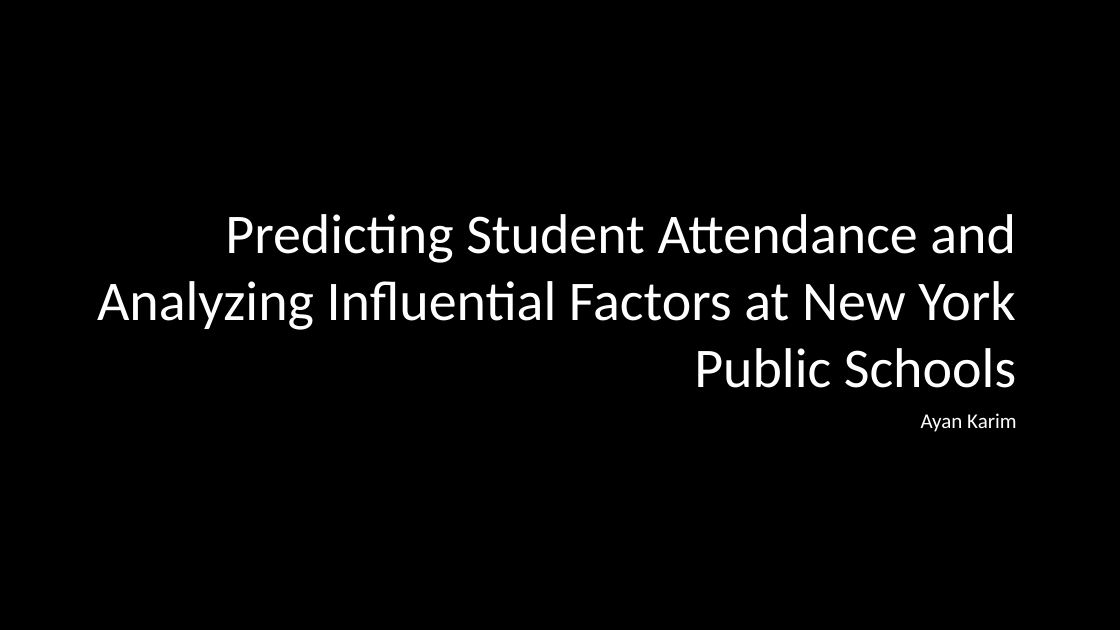
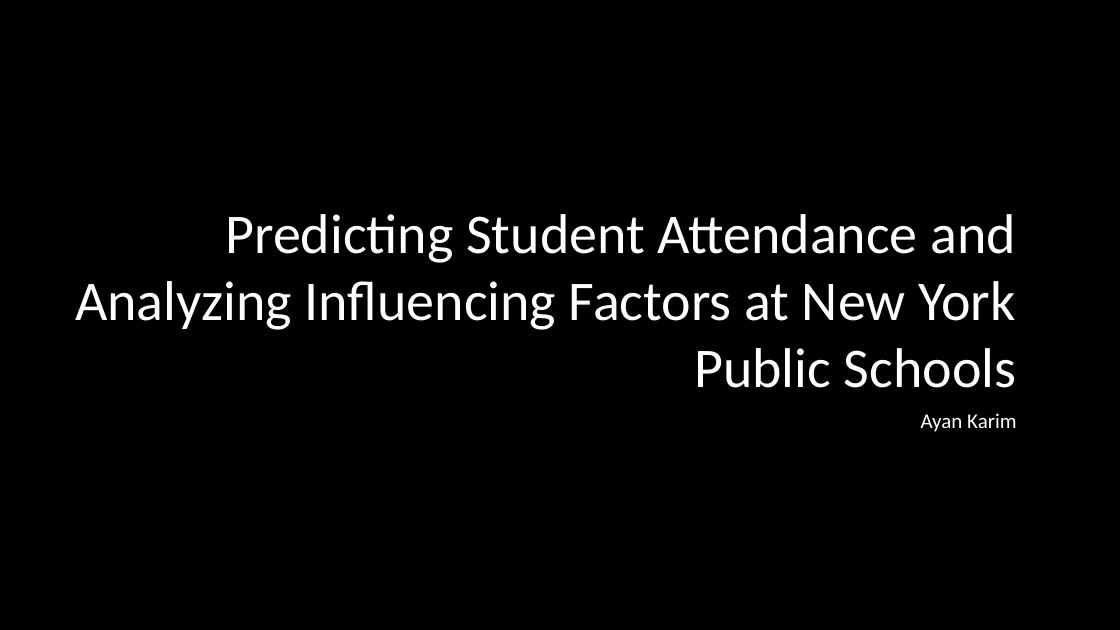
Before and after one commit to ayan1995/Thinkful, a slide deck: slide 1 of Bootcamp/Unit 3 Deeper into Supervised Learning/Supervised Learning Capstone/data-science-for-good/PASSNYC Capstone Predicting Attendance .pptx. Drawn at 1120x630 pixels with LibreOffice and Linux fonts; fonts in the diff are those of the drawing; background and template pictures are left out. Boxes give left, top, right and bottom in pixels: in the first picture for what was removed or moved away, otherwise in the second. Text is boxed around its words. In the diff, an @@ line names an element or a change of style, - is before the commit and + after.

Commit message:
Predicting Attendance Capstone

```diff
--- a/Bootcamp/Unit 3 Deeper into Supervised Learning/Supervised Learning Capstone/data-science-for-good/PASSNYC Capstone Predicting Attendance .pptx
+++ b/Bootcamp/Unit 3 Deeper into Supervised Learning/Supervised Learning Capstone/data-science-for-good/PASSNYC Capstone Predicting Attendance .pptx
@@ title at bbox=[75, 214, 1016, 388]: text changed @@
-Predicting Student Attendance and Analyzing Influential Factors at New York Public Schools
+Predicting Student Attendance and Analyzing Influencing Factors at New York Public Schools
```
Also in this commit, not shown: 2 other files.
